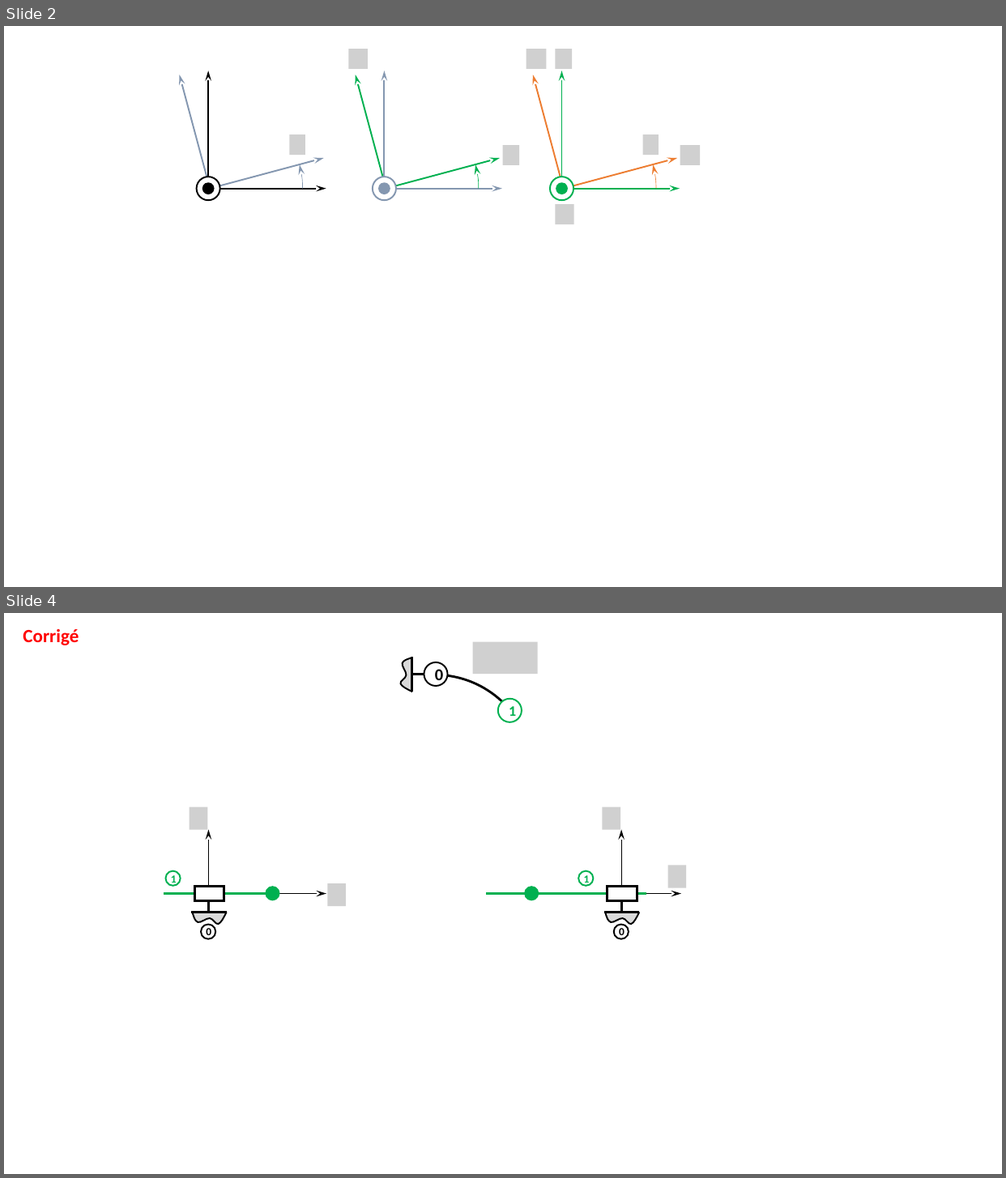
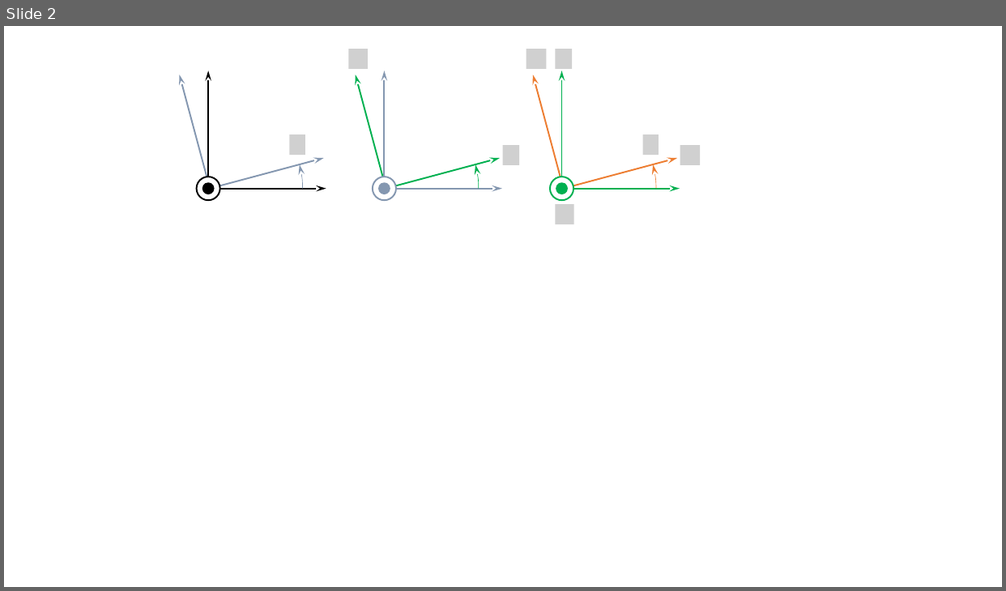
Before and after one commit to xpessoles/ExercicesCompetences, a slide deck: Figures/EPAS.pptx. Shown one above the other, each under a label of ours: slides 2 and 4 before the commit, slide 2 after it; the slides between them are not shown. The pictures are 1006x1178 and 1006x591 pixels, drawn with LibreOffice and Linux fonts; fonts in the diff are those of the drawing; grey boxes stand for pictures; background and template pictures are left out. Boxes give left, top, right and bottom in pixels: in the first picture for what was removed or moved away, otherwise in the second. Text is boxed around its words. In the diff, an @@ line names an element or a change of style, - is before the commit and + after.

Commit message:
MAJ  corrigé

```diff
--- a/Figures/EPAS.pptx
+++ b/Figures/EPAS.pptx
@@ slide 4 removed at [4, 613, 1002, 1174], background #FFFFFF @@
@@ text removed at [23, 629, 79, 645] @@
-Corrigé
@@ picture removed at [473, 642, 538, 675] @@
@@ group removed at [336, 657, 533, 871]: 2 lines, 2 ellipses, 1 arc (boxed as its full ellipse), 1 freeform shape @@
-1
-0
@@ group removed at [164, 807, 345, 939]: 3 lines, 3 ellipses, 2 arrows, 2 pictures, 1 freeform shape, 1 rectangle @@
-0
-1
@@ group removed at [486, 807, 686, 939]: 3 lines, 3 ellipses, 2 arrows, 2 pictures, 1 freeform shape, 1 rectangle @@
-0
-1
```
Also in this commit, not shown: 61 other slides removed, 4 other files.
